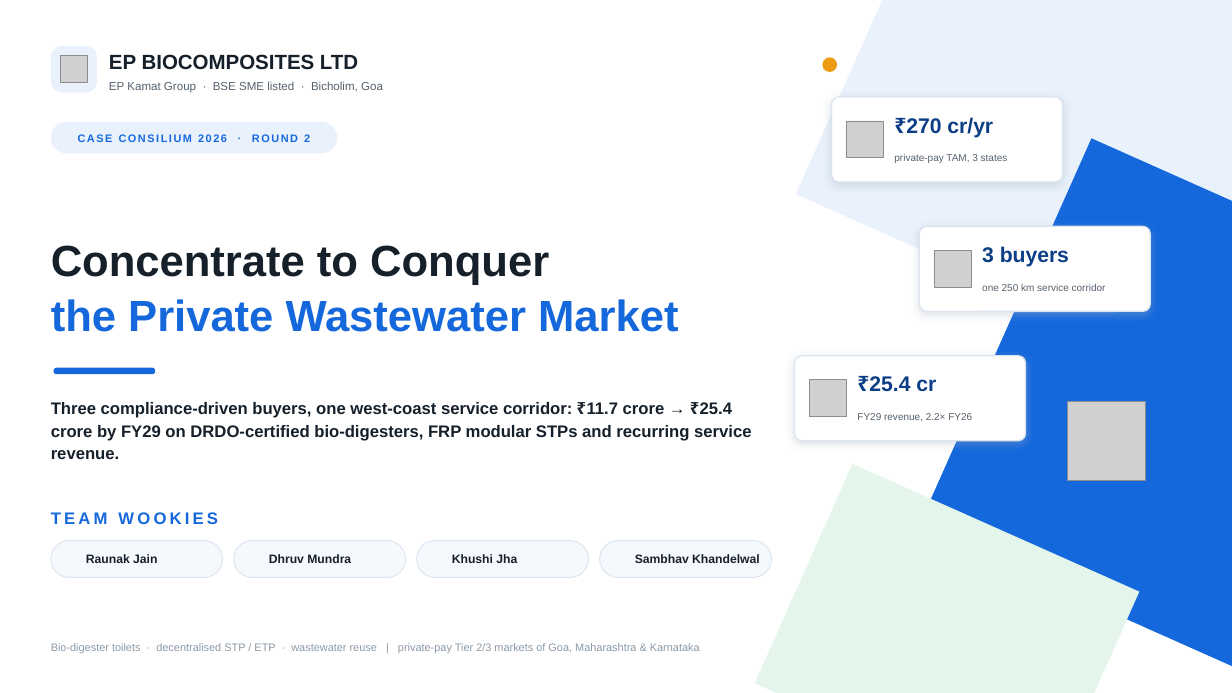
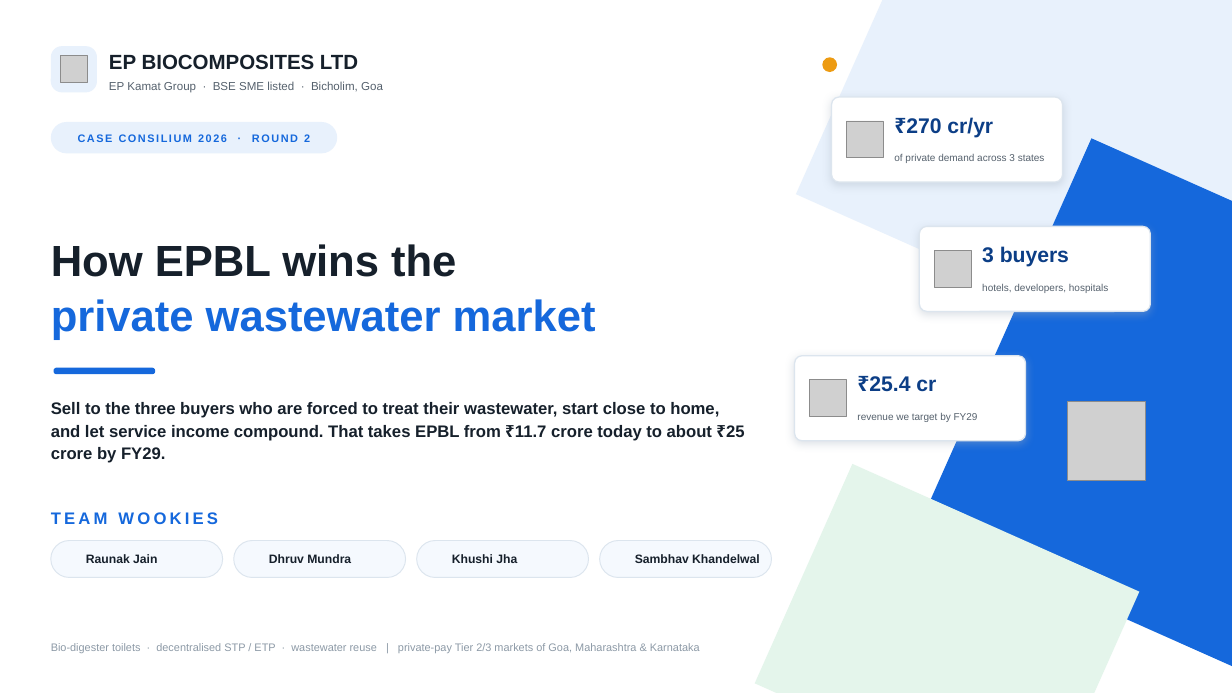
Before and after one commit to jainraunak944/Dataforge, a slide deck: slide 1 of case-consilium/CaseConsilium_Wookies.pptx. Drawn at 1232x693 pixels with LibreOffice and Linux fonts; fonts in the diff are those of the drawing; grey boxes stand for pictures; background and template pictures are left out. Boxes give left, top, right and bottom in pixels: in the first picture for what was removed or moved away, otherwise in the second. Text is boxed around its words. In the diff, an @@ line names an element or a change of style, - is before the commit and + after.

```diff
--- a/case-consilium/CaseConsilium_Wookies.pptx
+++ b/case-consilium/CaseConsilium_Wookies.pptx
@@ text at (x1=894, y1=154, x2=1045, y2=163): text changed @@
-private-pay TAM, 3 states
+of private demand across 3 states
@@ text at (x1=51, y1=244, x2=596, y2=340): text changed @@
-Concentrate to Conquer
-the Private Wastewater Market
+How EPBL wins the
+private wastewater market
@@ text at (x1=982, y1=284, x2=1108, y2=293): text changed @@
-one 250 km service corridor
+hotels, developers, hospitals
@@ text at (x1=51, y1=402, x2=745, y2=463): text changed @@
-Three compliance-driven buyers, one west-coast service corridor: ₹11.7 crore → ₹25.4 crore by FY29 on DRDO-certified bio-digesters, FRP modular STPs and recurring service revenue.
+Sell to the three buyers who are forced to treat their wastewater, start close to home, and let service income compound. That takes EPBL from ₹11.7 crore today to about ₹25 crore by FY29.
@@ text at (x1=857, y1=413, x2=978, y2=422): text changed @@
-FY29 revenue, 2.2× FY26
+revenue we target by FY29
```
Also in this commit, not shown: 8 other slides changed, 2 other files.
